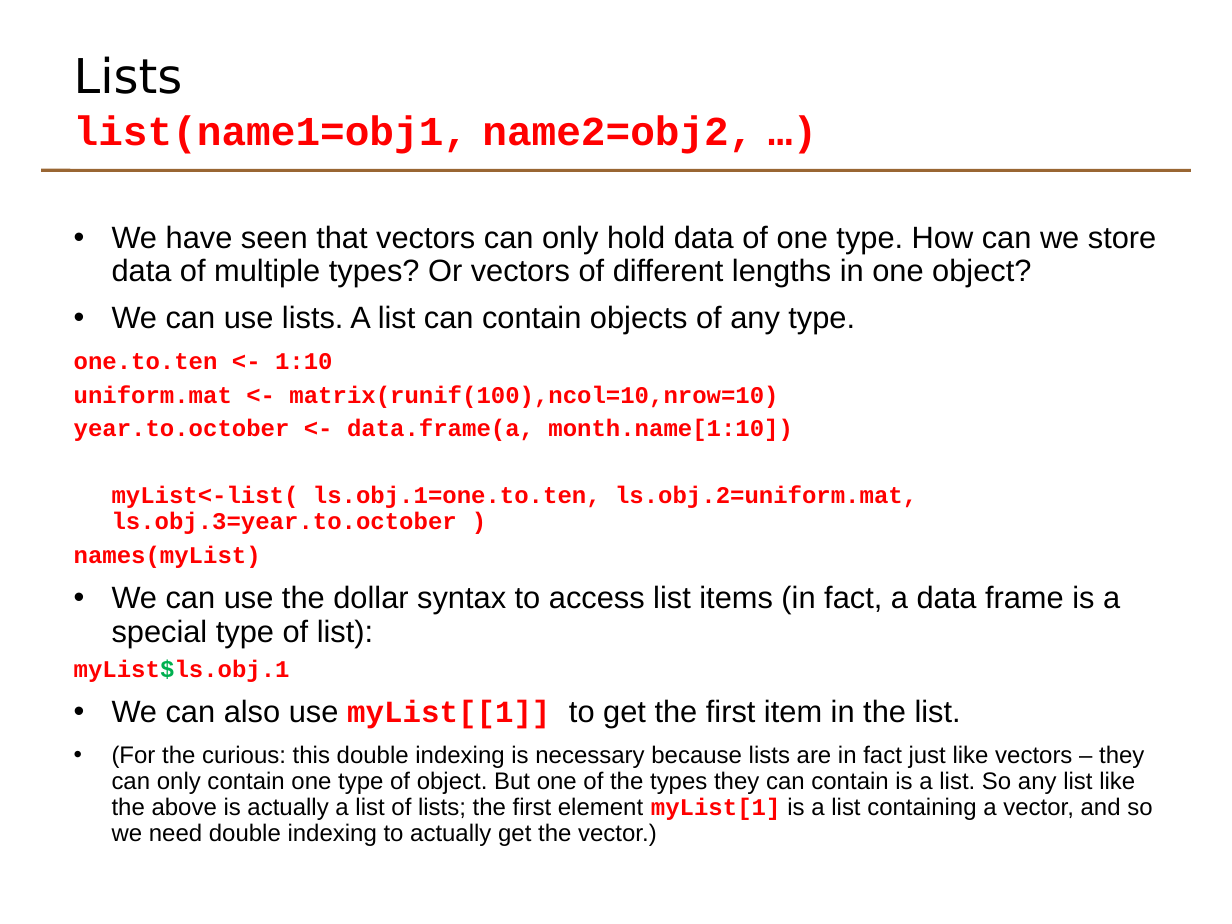
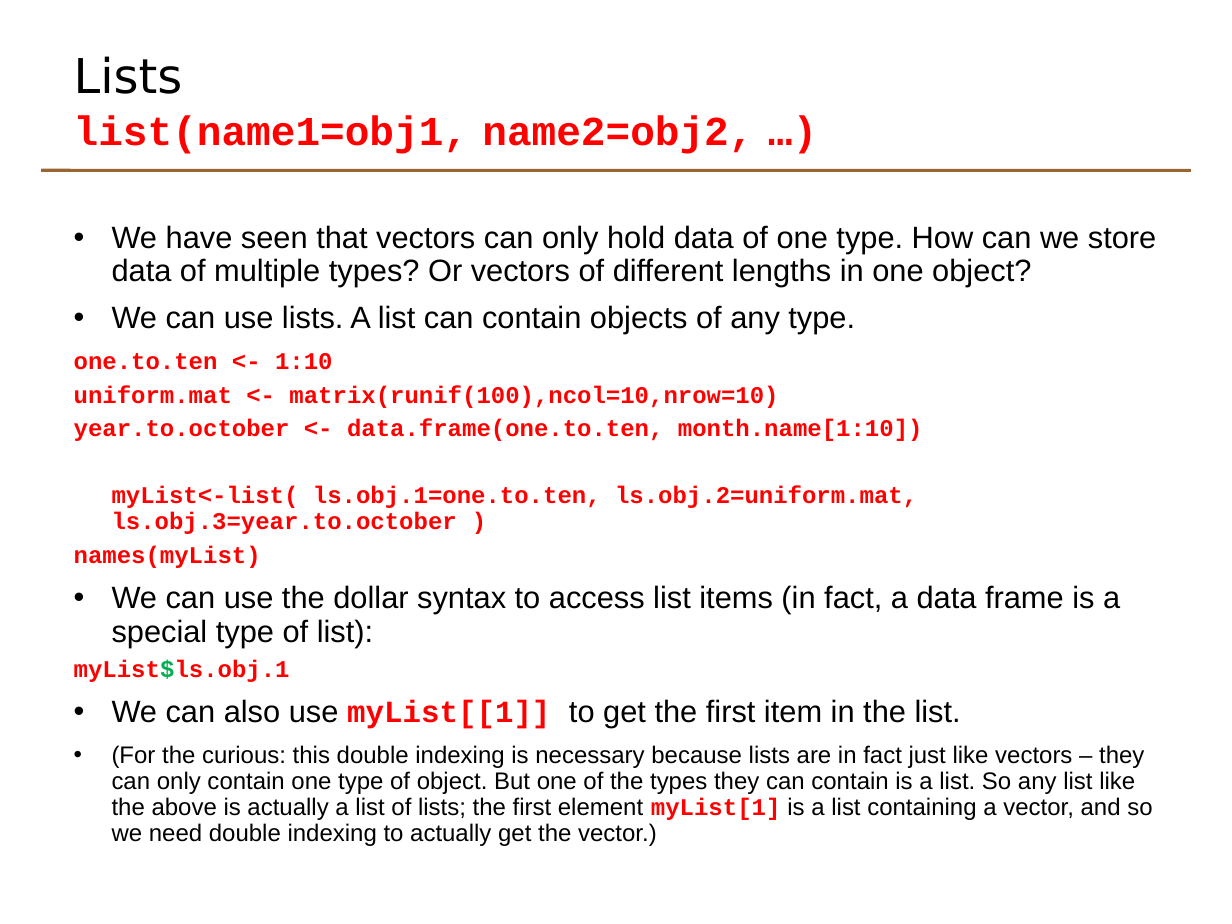
Before and after one commit to johnomics/basicr, a slide deck: slide 41 of Basic_R_Day_1_slides.odp. Drawn at 1232x924 pixels with LibreOffice and Linux fonts; fonts in the diff are those of the drawing. Boxes give left, top, right and bottom in pixels: in the first picture for what was removed or moved away, otherwise in the second. Text is boxed around its words. In the diff, an @@ line names an element or a change of style, - is before the commit and + after.

Commit message:
Edits following run of course 28/29 April
Colony section:
- remove XLS file example
- Use attach and detach instead of data argument
- Remove third part with multiple data files

Bugfixes:
- remove website links
- List slide: Change 'a' to 'one.to.ten' (hangover from old a,b,c variable names)
- Checking input and reporting errors - remove duplication of 'concise' sqXplusX error checking example
- Removed temperature conversion application exercise
- Change all =T and =F to =TRUE and =FALSE

```diff
--- a/Basic_R_Day_1_slides.odp
+++ b/Basic_R_Day_1_slides.odp
@@ text at <box>74,419,923,441</box>: text changed @@
-year.to.october <- data.frame(a, month.name[1:10])
+year.to.october <- data.frame(one.to.ten, month.name[1:10])
```
Also in this commit, not shown: 2 other slides changed, 15 other files.
